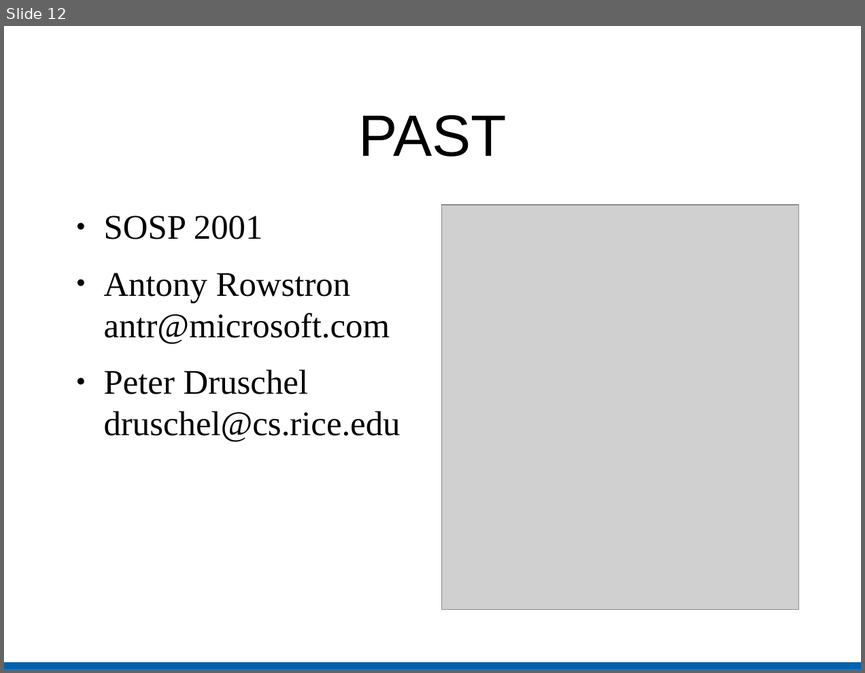
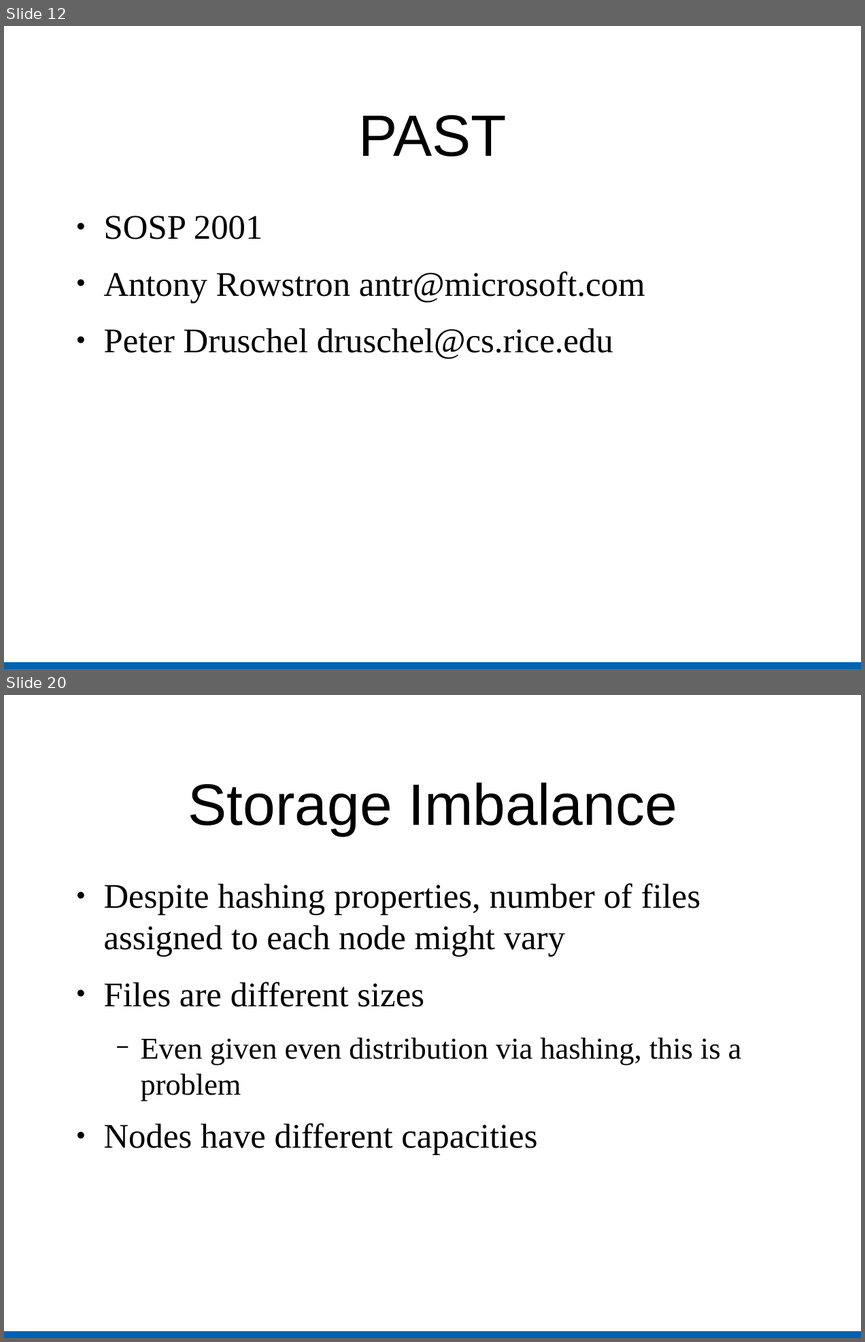
Before and after one commit to cs525-koala/documents, a slide deck: p2p/usenet_and_past.odp. Shown one above the other, each under a label of ours: slide 12 before the commit, slides 12 and 20 after it; the slides between them are not shown. The pictures are 865x673 and 865x1342 pixels, drawn with LibreOffice and Linux fonts; fonts in the diff are those of the drawing; grey boxes stand for pictures. Boxes give left, top, right and bottom in pixels: in the first picture for what was removed or moved away, otherwise in the second. Text is boxed around its words. In the diff, an @@ line names an element or a change of style, - is before the commit and + after.

```diff
--- a/p2p/usenet_and_past.odp
+++ b/p2p/usenet_and_past.odp
@@ slide 20 added at <box>4,695,861,1338</box>, background #FFFFFF; not listed: 1 template element that a slide beside it also shows @@
@@ title added at <box>188,783,677,836</box>, 54 pt, text #000000 @@
+Storage Imbalance
@@ text added at <box>104,883,742,1155</box>, 32 pt, text #000000 @@
+● Despite hashing properties, number of files assigned to each node might vary
+● Files are different sizes
+  − Even given even distribution via hashing, this is a problem
+● Nodes have different capacities
@@ slide 12 changed as well @@
@@ text "SOSP 2001" rewrapped from <box>104,216,400,442</box> to <box>104,216,645,359</box> @@
@@ picture removed at <box>442,205,799,610</box> @@
```
Also in this commit, not shown: 9 other slides changed, 22 other slides added, 2 slides removed.
